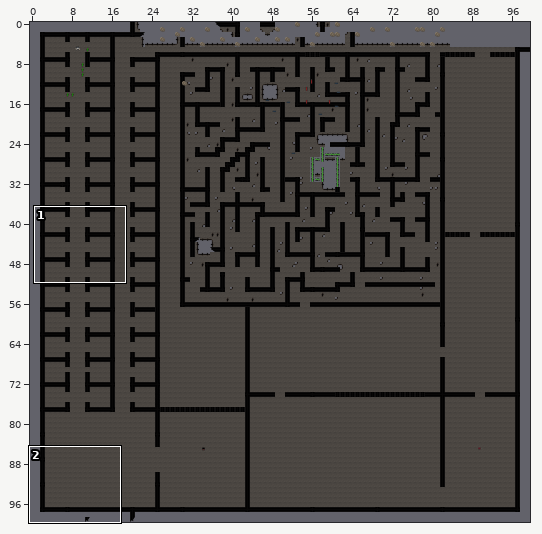
Tiled map (JSON) -- public/maps/s_karteship.tmj. Above, an overview of the earlier version with the close-up marked.
Close-up. The starting point:
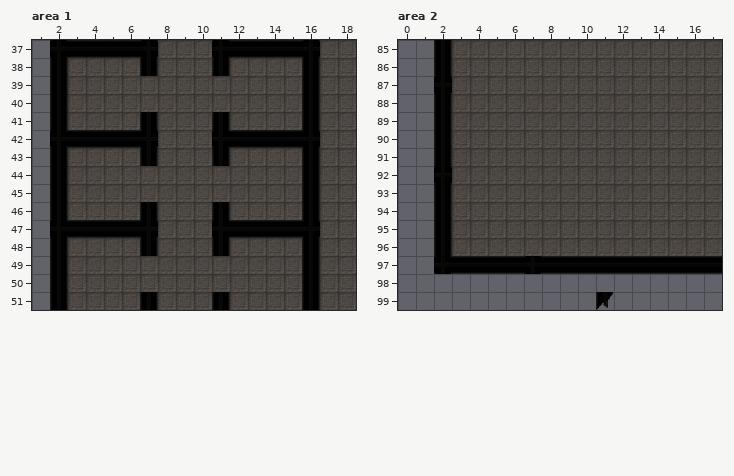
Cells are 32x32 px. Shown: area 1 x 1..18, y 37..51; area 2 x 0..17, y 85..99. The commit also changed other parts of the map, which this record leaves out.
After the commit:
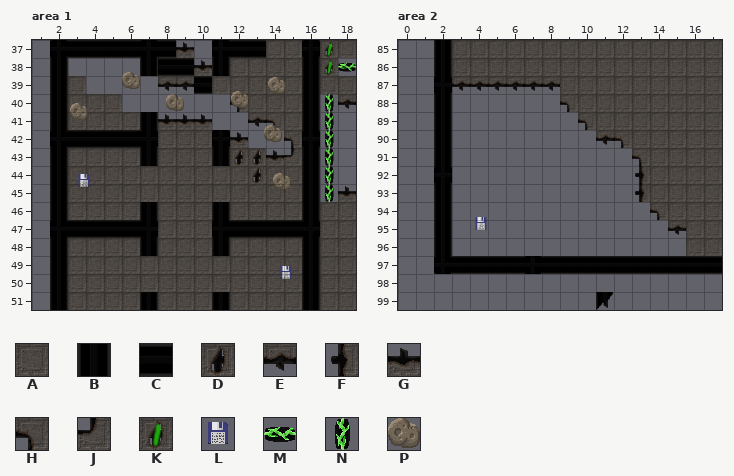
Key: from "ship": A 0, B 1, C 2, D 4, E 5, F 6, G 7, H 10, J 11, K 17, L 56, M 57, N 58, P 59.
_ is an empty cell.
Objects are placed by their top-left corner, in cells (3,4 is the top-left corner of cell 3,4); size is 1x1 cell unless given.
Changes in this commit:
Layer "Tile Layer 1", area 1:
y 37: x 8..10 AAA -> CG_; x 14..15 CC -> AA; x 17 A -> K
y 38: x 3..6 AAAA -> ____; x 8..10 AAA -> CCG; x 17..18 AA -> KM
y 39: x 4..10 AAAAAAA -> ____EEC
y 40: x 6..12 AAAAAAA -> ______H; x 17..18 AA -> NE
y 41: x 8..14 AAABAAA -> GGG__EH; x 17..18 AA -> N_
y 42: x 12..15 CCCC -> G__H; x 17..18 AA -> N_
y 43: x 12..15 AAAA -> DDGJ; x 17..18 AA -> N_
y 44: x 13 A -> D; x 17..18 AA -> N_
y 45: x 17..18 AA -> NG
Layer "Object Layer 1", area 1:
added: P at 6,38.8
added: P at 14.1,39
added: P at 12,39.8
added: P at 8.5,40
added: P at 3.1,40.5
added: P at 13.9,41.7
added: L at 3.4,44.3
added: P at 14.4,44.4
added: L at 14.6,49.5
Layer "Tile Layer 1", area 2:
y 87: x 3..8 AAAAAA -> EEEEEE
y 88: x 3..9 AAAAAAA -> ______H
y 89: x 3..10 AAAAAAAA -> _______H
y 90: x 3..12 AAAAAAAAAA -> ________EH
y 91: x 3..13 AAAAAAAAAAA -> __________H
y 92..93: x 3..13 AAAAAAAAAAA -> __________F
y 94: x 3..14 AAAAAAAAAAAA -> ___________H
y 95: x 3..15 AAAAAAAAAAAAA -> ____________E
y 96: x 3..15 AAAAAAAAAAAAA -> _____________
Layer "Object Layer 1", area 2:
added: L at 4.1,94.7
Pixel boxes of the changes (left, top, right, bottom) in both close-ups:
changed: (68, 40, 302, 190)
changed: (324, 41, 356, 76)
changed: (320, 94, 356, 202)
added: (280, 266, 292, 279)
changed: (452, 81, 686, 256)
